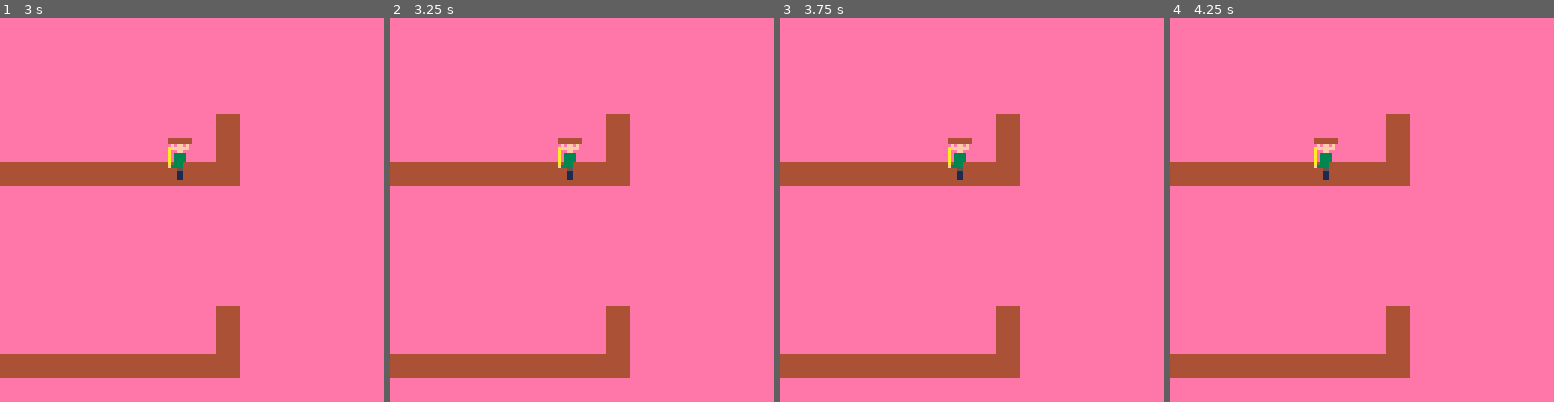
Above: before the commit, frames 1-4 (left to right).
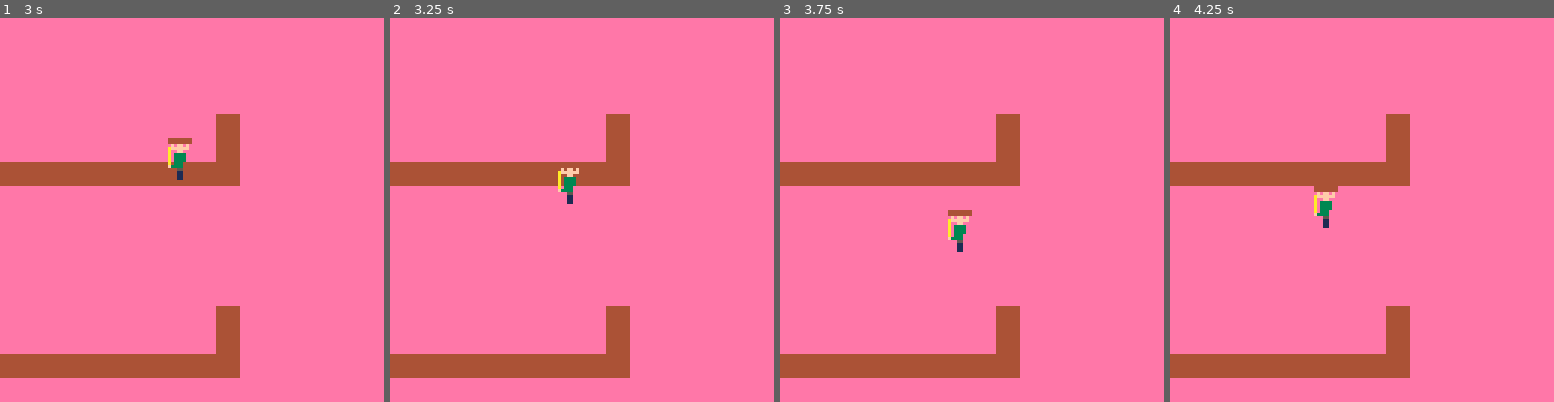
Above: after the commit, the same moments.

Repository: kuhnevan/ims-445-final-project
Game: PICO-8 cartridge final/finalproject.p8
Same seed, same stepped clock (60 frames per second), same inputs: the game is played once before the commit and once after it.
Inputs:
- Up to frame 1 (3 s): tap O (Z key) at 0.33, 1.07, 2.22 s; tap Down at 0.7 s; hold Up 1.97-2.63 s; hold Right from 2.68 s (still down)
- Up to frame 2 (3.25 s): release Right at 3.02 s; hold Down from 3.07 s (still down)
- Up to frame 3 (3.75 s): tap O (Z key) at 3.72 s; release Down at 3.73 s
- Up to frame 4 (4.25 s): hold Left 3.78-4.12 s; hold Up from 4.17 s (still down)

Frame 1 is identical in both runs. In frame 2, 0.6% of the frame differs, in the area x 43-50%, y 31-49%; in frame 3, 0.8%, in the area x 43-50%, y 31-61%; in frame 4, 0.8%.

Commit message:
fixed getting stuck in wall bug

Diff:
--- a/final/finalproject.p8
+++ b/final/finalproject.p8
@@ -56,7 +56,7 @@
 end
 
 function p1:nothingBelow()
- sprIndex = mget(self.x / 8, (self.y / 8) + 1)
+ sprIndex = mget(self.x / 8, (self.y / 8) + 2)
  return not fget(sprIndex, 0)
 end
 
